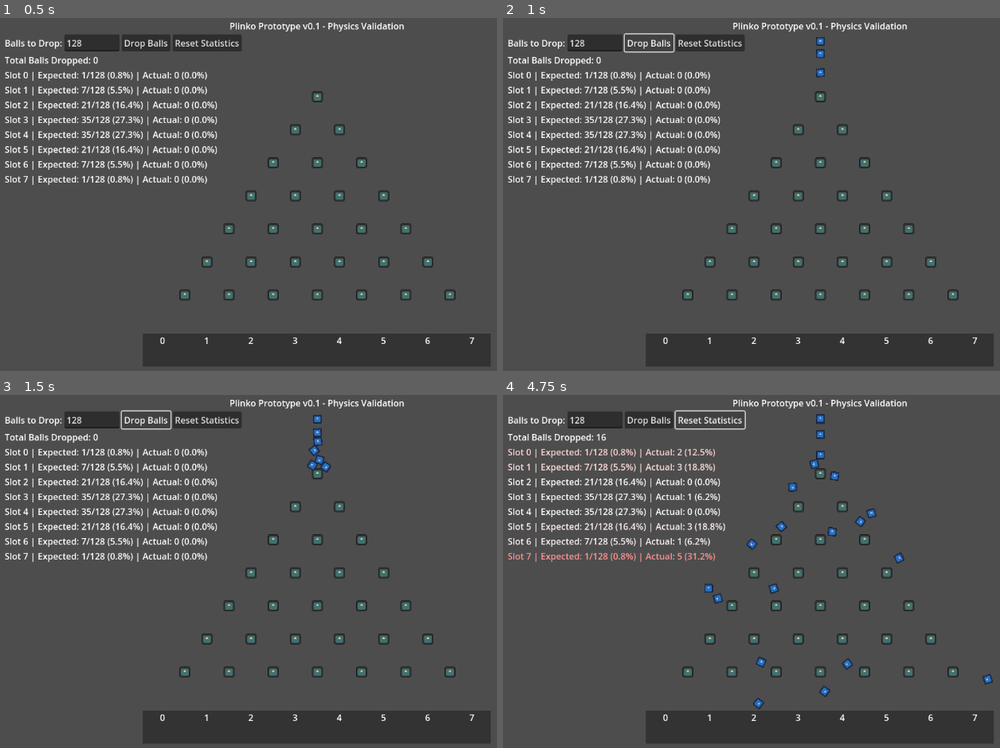
Above: before the commit, frames 1-4 (two rows, left to right).
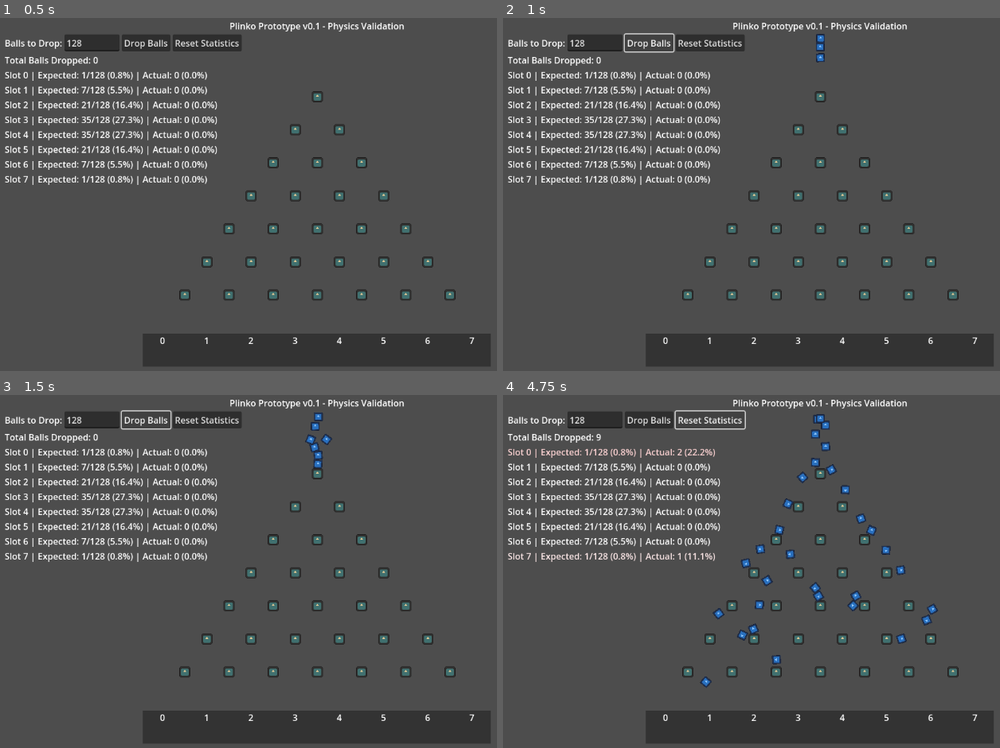
Above: after the commit, the same moments.

Repository: ifreuds/project_plinko
Game: Godot game, scene res://main.tscn
The game is run twice, just before and just after one commit, with the same random seed, the same clock (stepped at 60 frames per second) and the same inputs. The engine's default icon, where the game draws it, is replaced by a stand-in: a white triangle on a blue panel in a dark square.
Inputs:
- Up to frame 1 (0.5 s): no input
- Up to frame 2 (1 s): click "Drop Balls" at 0.5 s
- Up to frame 3 (1.5 s): click "Drop Balls" at 1.25 s
- Up to frame 4 (4.75 s): click "Drop Balls" at 2 s; click "Reset Statistics" at 2.75 s

Frame 1 is identical in both runs. In frame 2, 0.2% of the frame differs, in the area x 62-65%, y 4-17%; in frame 3, 0.4%; in frame 4, 2.8%, in the area x 0-99%, y 5-89%.

Commit message:
EXTREME PHYSICS OVERHAUL - Fix inverted distribution
Research findings: "Coefficient of restitution requires special
calibration" and "slower drops interact with more pegs"

OLD PHYSICS (BROKEN - balls skip pins, fly to edges):
- Bounce: 0.2 (TOO HIGH - balls bounce over pins)
- Friction: 0.3 (TOO LOW - not enough energy absorption)
- Gravity: 1.2 (TOO HIGH - balls fall too fast)
- Result: Inverted distribution (slots 0&7 got 34&35 balls!)

NEW PHYSICS (RESEARCH-BASED):
- Bounce: 0.05 (MINIMAL - deflects off pins, doesn't bounce)
- Friction: 0.9 (MAXIMUM - absorbs energy, slows ball)
- Gravity: 0.5 (SLOW - ensures ball hits EVERY pin)
- Angular damp: 2.0 (prevents excessive spinning)
- Linear damp: 0.0 (let friction handle it)

KEY PRINCIPLE: Ball must fall SLOWLY enough to make 7
sequential left/right decisions at each pin row, not skip rows

Expected result: Proper bell curve with center slots dominant

🤖 Generated with [Claude Code](https://claude.com/claude-code)

Co-Authored-By: Claude <noreply@anthropic.com>

Diff:
--- a/ball.gd
+++ b/ball.gd
@@ -5,12 +5,12 @@
 
 func _ready():
 	# Add microscopic randomness to simulate real-world variations
-	# This is critical for proper Galton board distribution
-	var tiny_random = randf_range(-0.5, 0.5)
+	# This ensures each ball takes a unique path through pins
+	var tiny_random = randf_range(-1.0, 1.0)
 	linear_velocity = Vector2(tiny_random, 0)
 
-	# Also add tiny rotation for extra chaos
-	angular_velocity = randf_range(-0.1, 0.1)
+	# Tiny rotation helps with pin collision variation
+	angular_velocity = randf_range(-0.2, 0.2)
 
 func remove():
 	# Use deferred call to avoid physics errors
--- a/ball.tscn
+++ b/ball.tscn
@@ -4,16 +4,17 @@
 [ext_resource type="Texture2D" uid="uid://qt7whkffu0k5" path="res://icon.svg" id="2_41u45"]
 
 [sub_resource type="PhysicsMaterial" id="PhysicsMaterial_ktgx5"]
-friction = 0.3
-bounce = 0.2
+friction = 0.9
+bounce = 0.05
 
 [sub_resource type="CircleShape2D" id="CircleShape2D_hgol0"]
 radius = 8.0
 
 [node name="Ball" type="RigidBody2D"]
 physics_material_override = SubResource("PhysicsMaterial_ktgx5")
-gravity_scale = 1.2
-linear_damp = 0.3
+gravity_scale = 0.5
+linear_damp = 0.0
+angular_damp = 2.0
 script = ExtResource("1_ball")
 
 [node name="CollisionShape2D" type="CollisionShape2D" parent="."]
--- a/pin.tscn
+++ b/pin.tscn
@@ -4,8 +4,8 @@
 [ext_resource type="Texture2D" uid="uid://qt7whkffu0k5" path="res://icon.svg" id="2_gflbs"]
 
 [sub_resource type="PhysicsMaterial" id="PhysicsMaterial_h4t62"]
-friction = 0.3
-bounce = 0.15
+friction = 0.9
+bounce = 0.05
 
 [sub_resource type="CircleShape2D" id="CircleShape2D_sw3mb"]
 radius = 10.0
